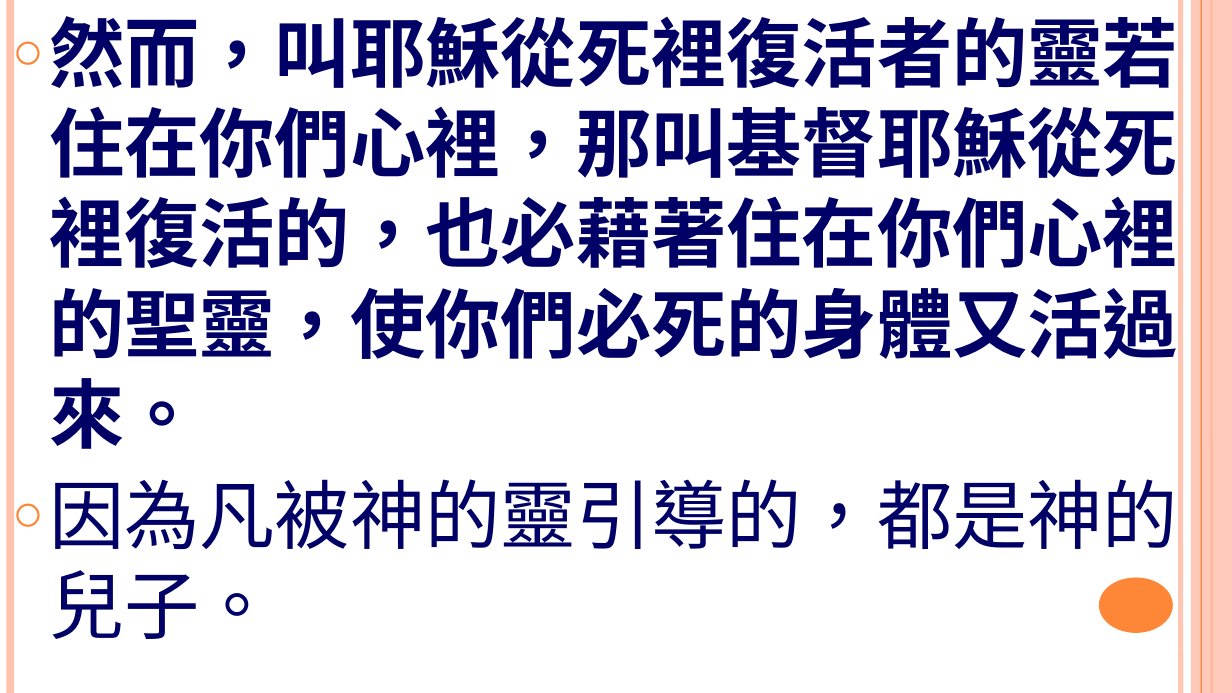
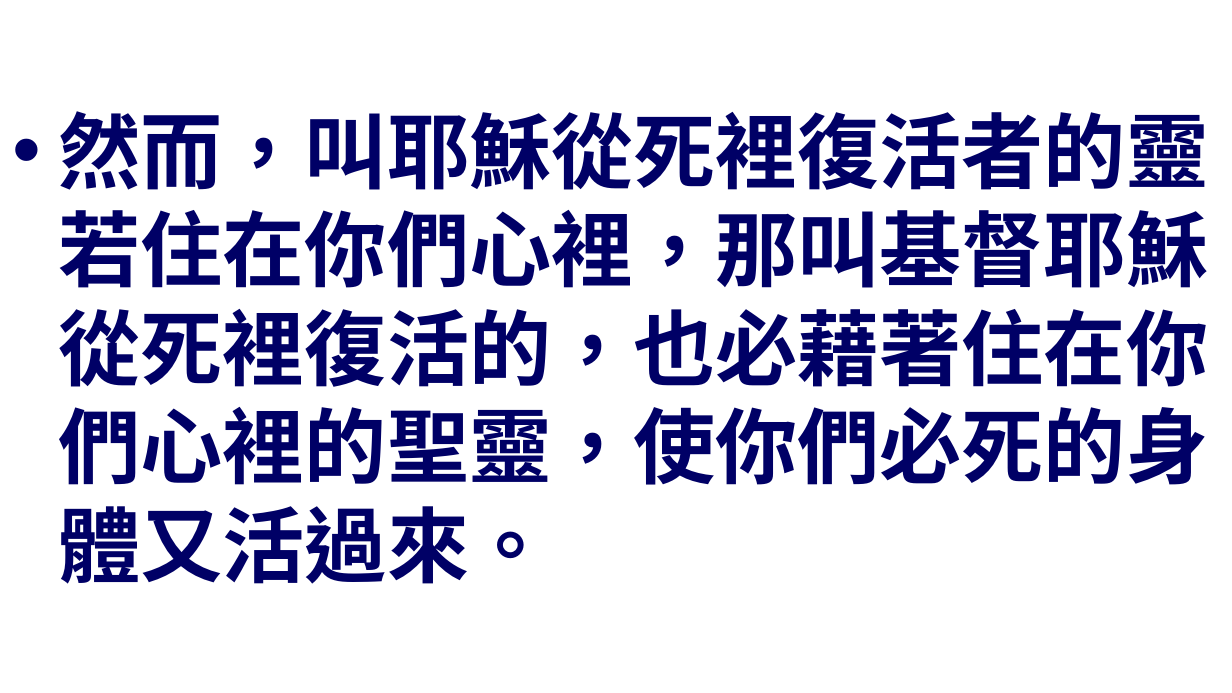
Before and after one commit to batisuoc/worship-resources, a slide deck: slide 4 of 29基督徒的確據.pptx. Drawn at 1232x693 pixels with LibreOffice and Linux fonts; fonts in the diff are those of the drawing; background and template pictures are left out. Boxes give left, top, right and bottom in pixels: in the first picture for what was removed or moved away, otherwise in the second. Text is boxed around its words. In the diff, an @@ line names an element or a change of style, - is before the commit and + after.

```diff
--- a/29基督徒的確據.pptx
+++ b/29基督徒的確據.pptx
@@ text "然而，叫耶穌從死裡復活者的靈若住在你們心裡，那叫基督耶穌從死裡復活的，也必藉著住在你們心裡的聖靈，使你們必死的身體又活過 ..." at box(59, 111, 1209, 584): size 44 to 48 pt; bullet ○ to •; more space between paragraphs; vertical alignment top to middle @@
@@ line removed from (10, 0) to (10, 692) @@
@@ line removed from (1180, 0) to (1180, 692) @@
@@ rectangle removed at box(1191, 0, 1232, 692) @@
@@ line removed from (1201, 0) to (1201, 692) @@
@@ line removed from (1211, 0) to (1211, 692) @@
@@ text at box(49, 479, 1178, 639): paragraph removed @@
-○ 因為凡被神的靈引導的，都是神的兒子。
@@ ellipse removed at box(1099, 578, 1173, 633) @@
```
Also in this commit, not shown: 4 other slides changed, 1 slide added.
